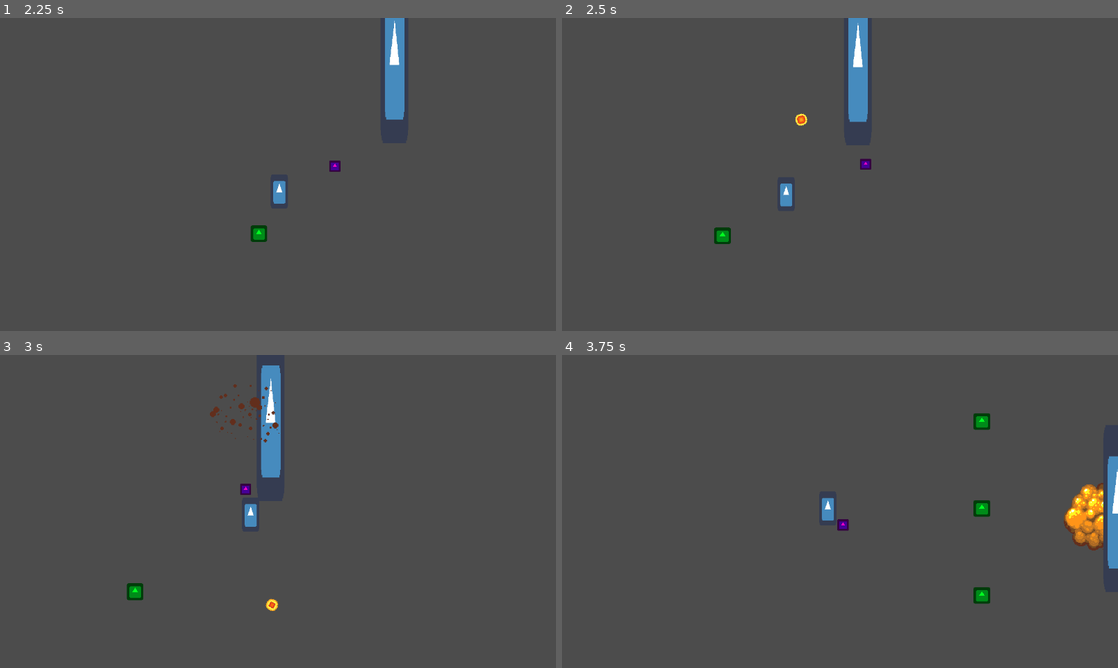
Above: before the commit, frames 1-4 (two rows, left to right).
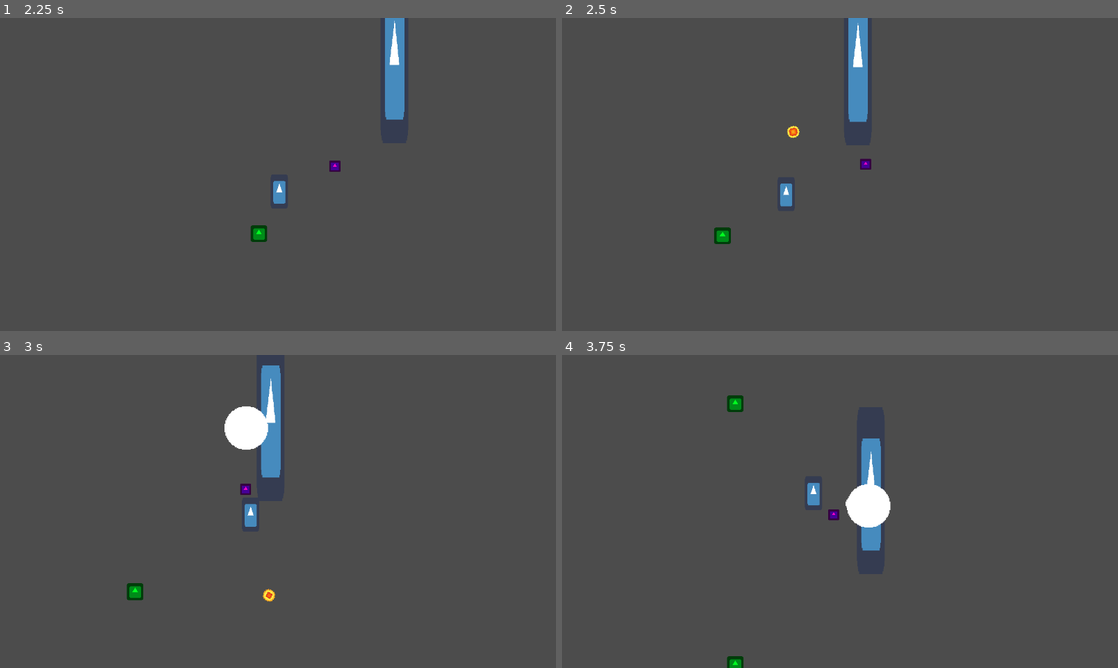
Above: after the commit, the same moments.

Repository: florian-rieder/2DShooter
Game: Godot game, scene res://test.tscn
Same seed, same stepped clock (60 frames per second), same inputs: the game is played once before the commit and once after it. The engine's default icon, where the game draws it, is replaced by a stand-in: a white triangle on a blue panel in a dark square. Sound files missing from this copy of the repository are replaced by a short silence.
Inputs (mouse positions are in pixels of both pictures, inside the frame that each line leads up to):
- Up to frame 1 (2.25 s): move the mouse to (400, 158) at 0.52 s; hold D (right) 0.53-1.28 s; hold Space (fire) 0.53-1.28 s; move the mouse to (166, 190) at 1.27 s; hold S (down) 1.28-2.03 s; tap Space (fire) at 1.35 s; move the mouse to (333, 105) at 2.02 s; hold D (right) from 2.03 s (still down); hold C from 2.03 s (still down)
- Up to frame 2 (2.5 s): keep holding D (right); keep holding C; tap Space (fire) at 2.3 s
- Up to frame 3 (3 s): move the mouse to (250, 574) at 2.77 s; release D (right) at 2.78 s; release C at 2.78 s; hold W (up) from 2.78 s (still down); tap Space (fire) at 2.85 s
- Up to frame 4 (3.75 s): move the mouse to (1006, 558) at 3.52 s; release W (up) at 3.53 s; hold A (left) from 3.53 s (still down); hold Space (fire) from 3.53 s (still down)

Frame 1 is identical in both runs. In frame 2, 0.1% of the frame differs, in the area x 40-45%, y 30-39%; in frame 3, 1.2%; in frame 4, 4.7%, in the area x 29-100%, y 12-100%.

Commit message:
Added shotgun

Diff:
--- a/2DShooter/Impact/Explosion/Explosion.gd
+++ b/2DShooter/Impact/Explosion/Explosion.gd
@@ -1,11 +1,12 @@
 extends Area2D
 
 
-export var damage = 500
+export var damage = 200
 
 
 # Called when the node enters the scene tree for the first time.
 func _ready():
+    # wait .1 second in order to prevent an error with the Area2D
     yield(get_tree().create_timer(0.1), "timeout")
     var bodies = get_overlapping_bodies()
 
@@ -14,7 +15,7 @@
             var distance = body.global_position.distance_to(global_position)/16
             var effective_damage = damage/(distance*distance)
             print(String(distance) + "  " + String(effective_damage))
-            body.call('take_hit', damage)
+            body.call('take_hit', round(effective_damage))
 
     $AnimatedSprite.playing = true
 
--- a/2DShooter/Impact/Explosion/Explosion.tscn
+++ b/2DShooter/Impact/Explosion/Explosion.tscn
@@ -67,8 +67,6 @@
 
 [node name="AnimatedSprite" type="AnimatedSprite" parent="."]
 frames = SubResource( 13 )
-frame = 3
-playing = true
 
 [node name="CollisionShape2D" type="CollisionShape2D" parent="."]
 shape = SubResource( 14 )
--- a/2DShooter/Projectile/Data/BigProjectile.tres
+++ b/2DShooter/Projectile/Data/BigProjectile.tres
@@ -36,8 +36,8 @@
 
 [resource]
 script = ExtResource( 1 )
-speed = 400
-damage = 200
+speed = 300
+damage = 10
 frames = SubResource( 6 )
 impact = ExtResource( 2 )
 impact_sounds = [ ExtResource( 4 ), ExtResource( 3 ) ]
--- /dev/null
+++ b/2DShooter/Projectile/Data/ShotgunProjectile.tres
@@ -0,0 +1,41 @@
+[gd_resource type="Resource" load_steps=11 format=2]
+
+[ext_resource path="res://Projectile/Data/ProjectileResource.gd" type="Script" id=1]
+[ext_resource path="res://Projectile/All_Fire_Bullet_Pixel_16x16.png" type="Texture" id=2]
+[ext_resource path="res://Impact/Impact.tscn" type="PackedScene" id=3]
+[ext_resource path="res://audio/hit_2.wav" type="AudioStream" id=4]
+[ext_resource path="res://audio/hit_1.wav" type="AudioStream" id=5]
+
+[sub_resource type="AtlasTexture" id=1]
+atlas = ExtResource( 2 )
+region = Rect2( 176, 0, 16, 16 )
+
+[sub_resource type="AtlasTexture" id=2]
+atlas = ExtResource( 2 )
+region = Rect2( 192, 0, 16, 16 )
+
+[sub_resource type="AtlasTexture" id=3]
+atlas = ExtResource( 2 )
+region = Rect2( 208, 0, 16, 16 )
+
+[sub_resource type="AtlasTexture" id=4]
+atlas = ExtResource( 2 )
+region = Rect2( 224, 0, 16, 16 )
+
+[sub_resource type="SpriteFrames" id=5]
+animations = [ {
+"frames": [ SubResource( 1 ), SubResource( 2 ), SubResource( 3 ), SubResource( 4 ) ],
+"loop": true,
+"name": "default",
+"speed": 24.0
+} ]
+
+[resource]
+script = ExtResource( 1 )
+speed = 600
+damage = 10
+frames = SubResource( 5 )
+impact = ExtResource( 3 )
+impact_sounds = [ ExtResource( 5 ), ExtResource( 4 ) ]
+impact_quantity = 1
+impact_deviation = 0
--- /dev/null
+++ b/2DShooter/Weapon/Data/Shotgun.tres
@@ -0,0 +1,17 @@
+[gd_resource type="Resource" load_steps=4 format=2]
+
+[ext_resource path="res://Weapon/Data/WeaponResource.gd" type="Script" id=1]
+[ext_resource path="res://audio/Burst.wav" type="AudioStream" id=2]
+[ext_resource path="res://Projectile/Data/ShotgunProjectile.tres" type="Resource" id=3]
+
+[resource]
+script = ExtResource( 1 )
+name = "Shotgun"
+projectile_angles = [ 0.0, 0.0, 0.0, 0.0, 0.0, 0.0, 0.0, 0.0, 0.0, 0.0 ]
+rate_of_fire = 80
+inaccuracy = 1.0
+kickback = 200
+shake_trauma = 0.4
+max_trauma = 0.7
+projectile = ExtResource( 3 )
+fire_sounds = [ ExtResource( 2 ) ]
--- a/2DShooter/test.tscn
+++ b/2DShooter/test.tscn
@@ -1,7 +1,7 @@
 [gd_scene load_steps=12 format=2]
 
 [ext_resource path="res://Weapon/Data/ToxicBlaster.tres" type="Resource" id=1]
-[ext_resource path="res://Weapon/Data/SlowButHeavy.tres" type="Resource" id=2]
+[ext_resource path="res://Weapon/Data/Shotgun.tres" type="Resource" id=2]
 [ext_resource path="res://Characters/Player/Player.tscn" type="PackedScene" id=3]
 [ext_resource path="res://icon.png" type="Texture" id=4]
 [ext_resource path="res://Powerup/Powerup.tscn" type="PackedScene" id=5]
